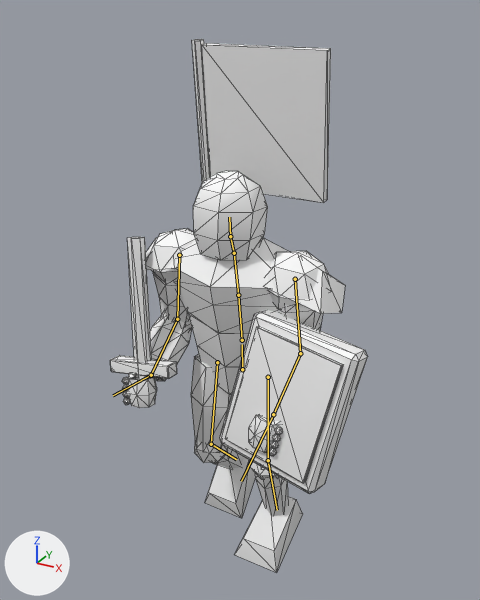
What one commit did to the glTF model client/public/assets/models/banner_captain.glb.
Camera for both pictures: a 50 mm camera at (1.2, -2.25, 2.3) aimed at (-0.03, -0.01, 1.19). Every picture has the same lights, and +X, +Y and +Z are marked at lower left. The older version comes first. Both versions are drawn at frame 17 of the action 'walk'; the numbers are the values there. The bones that change, and the others that lie on the model, are drawn over the model as lines. Mesh edges are drawn as thin lines.

Names of what the first picture shows: 'banner_captain'.
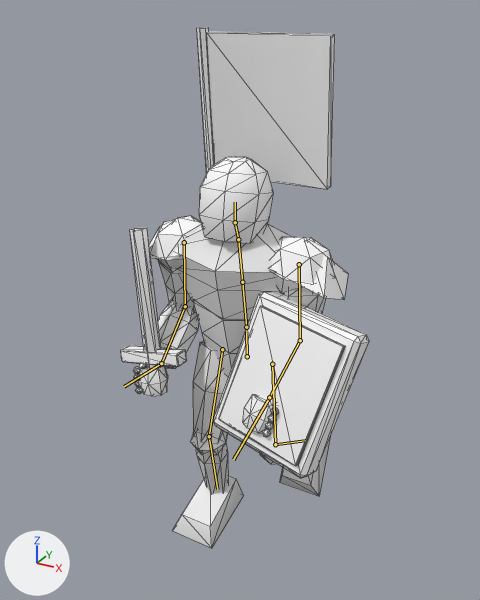
The change in detail:
Bone 'hips' (bone_hips) moves from (0.0, 0.0, 0.042) to (0.0, 0.042, 0.0).
Bone 'hips' (bone_hips) turns from (0, 0, -1) to (0, -1, -1) degrees about its own x, y and z.
Bone 'spine' (bone_spine) turns from (6, 0, 0) to (7, 0, 0) degrees about its own x, y and z.
Bone 'chest' (bone_chest) turns from (0, 0, 0) to (-2, 1, 0) degrees about its own x, y and z.
Bone 'head' (bone_head) turns from (0, 0, 0) to (-6, -1, 0) degrees about its own x, y and z.
Bone 'upper_arm.L' (bone_upper_arm_l) turns from (-1, 0, 5) to (-4, 0, 7) degrees about its own x, y and z.
Bone 'forearm.L' (bone_forearm_l) turns from (-20, 0, 0) to (-22, 0, 0) degrees about its own x, y and z.
Bone 'upper_arm.R' (bone_upper_arm_r) turns from (1, 0, -5) to (4, 0, -7) degrees about its own x, y and z.
Bone 'forearm.R' (bone_forearm_r) turns from (-20, 0, 0) to (-18, 0, 0) degrees about its own x, y and z.
Bone 'thigh.L' (bone_thigh_l) turns from (1, 0, 0) to (5, 0, 0) degrees about its own x, y and z.
Bone 'shin.L' (bone_shin_l) turns from (12, 0, 0) to (53, 0, 0) degrees about its own x, y and z.
Bone 'thigh.R' (bone_thigh_r) turns from (-3, 0, 0) to (-11, 0, 0) degrees about its own x, y and z.
Bone 'shin.R' (bone_shin_r) turns from (44, 0, 0) to (20, 0, 0) degrees about its own x, y and z.

Changed parts and their boxes (x1, y1, x2, y2) in the pictures (480 x 600 px):
'banner_captain', posed: before (110, 39, 368, 572); after (121, 27, 369, 548)
bone 'hips', root to tip: before (242, 369) to (242, 344); after (247, 356) to (246, 331)
bone 'spine', root to tip: before (242, 340) to (238, 295); after (246, 327) to (242, 282)
bone 'chest', root to tip: before (238, 295) to (234, 253); after (242, 282) to (238, 239)
bone 'head', root to tip: before (230, 236) to (229, 217); after (235, 222) to (235, 202)
bone 'upper_arm.L', root to tip: before (295, 279) to (300, 353); after (299, 264) to (300, 340)
bone 'forearm.L', root to tip: before (300, 353) to (273, 414); after (300, 340) to (269, 397)
bone 'upper_arm.R', root to tip: before (179, 255) to (177, 319); after (184, 242) to (185, 306)
bone 'forearm.R', root to tip: before (177, 319) to (151, 375); after (185, 306) to (161, 363)
bone 'thigh.L', root to tip: before (268, 377) to (268, 460); after (272, 364) to (275, 444)
bone 'shin.L', root to tip: before (268, 460) to (277, 510); after (275, 444) to (305, 440)
bone 'thigh.R', root to tip: before (217, 362) to (211, 444); after (222, 349) to (209, 436)
bone 'shin.R', root to tip: before (211, 444) to (236, 459); after (209, 436) to (217, 489)
